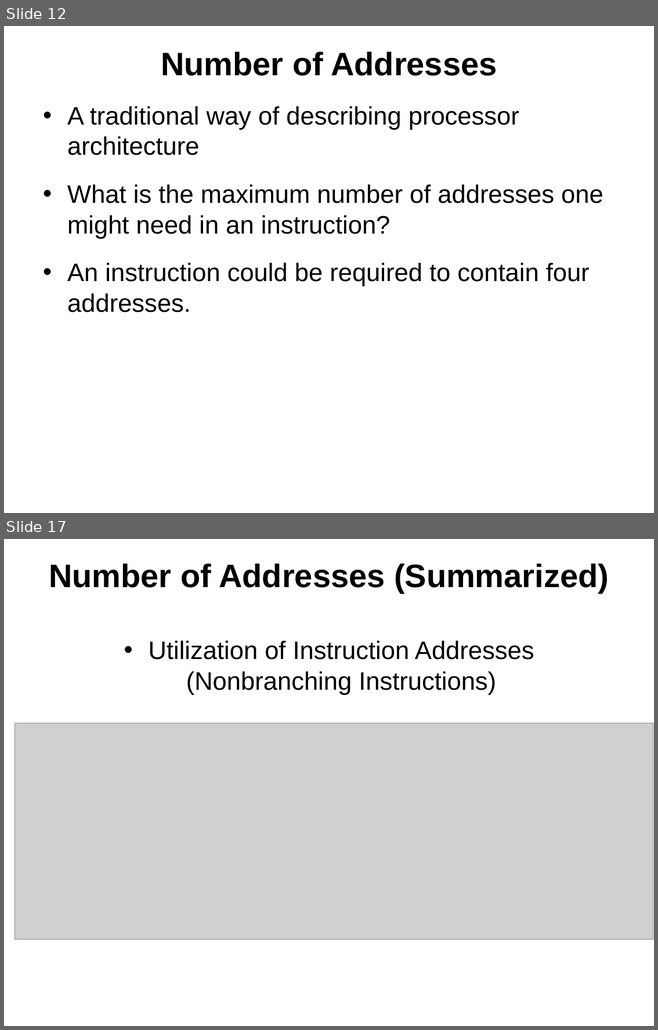
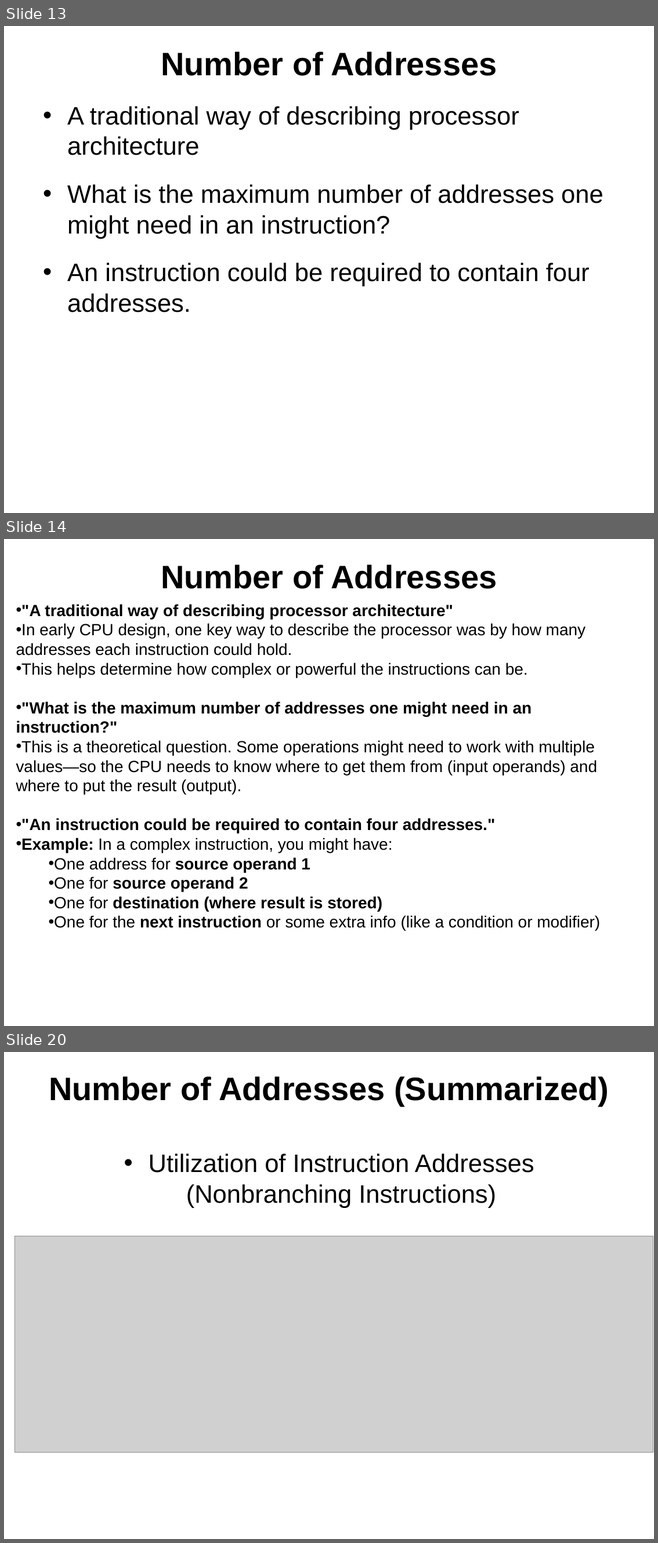
Before and after one commit to bamboat3/coal, a slide deck: Lectures/lecture_04_machine_inst_charac.pptx. Shown one above the other, each under a label of ours: slides 12 and 17 before the commit, slides 13, 14 and 20 after it; the slides between them are not shown. The pictures are 658x1030 and 658x1543 pixels, drawn with LibreOffice and Linux fonts; fonts in the diff are those of the drawing; grey boxes stand for pictures. Boxes give left, top, right and bottom in pixels: in the first picture for what was removed or moved away, otherwise in the second. Text is boxed around its words. In the diff, an @@ line names an element or a change of style, - is before the commit and + after.

```diff
--- a/Lectures/lecture_04_machine_inst_charac.pptx
+++ b/Lectures/lecture_04_machine_inst_charac.pptx
@@ slide 14 added at box(4, 539, 654, 1026), background #FFFFFF @@
@@ title added at box(161, 565, 496, 589), 36 pt, text #000000, bold @@
+Number of Addresses
@@ text added at box(16, 604, 600, 931), 18 pt, text #000000 @@
+• "A traditional way of describing processor architecture"
+• In early CPU design, one key way to describe the processor was by how many addresses each instruction could hold.
+• This helps determine how complex or powerful the instructions can be.
+• "What is the maximum number of addresses one might need in an instruction?"
+• This is a theoretical question. Some operations might need to work with multiple values—so the CPU needs to know where to get them from (input operands) and where to put the result (output).
+• "An instruction could be required to contain four addresses."
+• Example: In a complex instruction, you might have:
+  • One address for source operand 1
+  • One for source operand 2
+  • One for destination (where result is stored)
+  • One for the next instruction or some extra info (like a condition or modifier)
@@ what was slide 12 is now slide 13 @@
@@ what was slide 17 is now slide 20 @@
```
Also in this commit, not shown: 8 slides changed, 4 other slides added.
